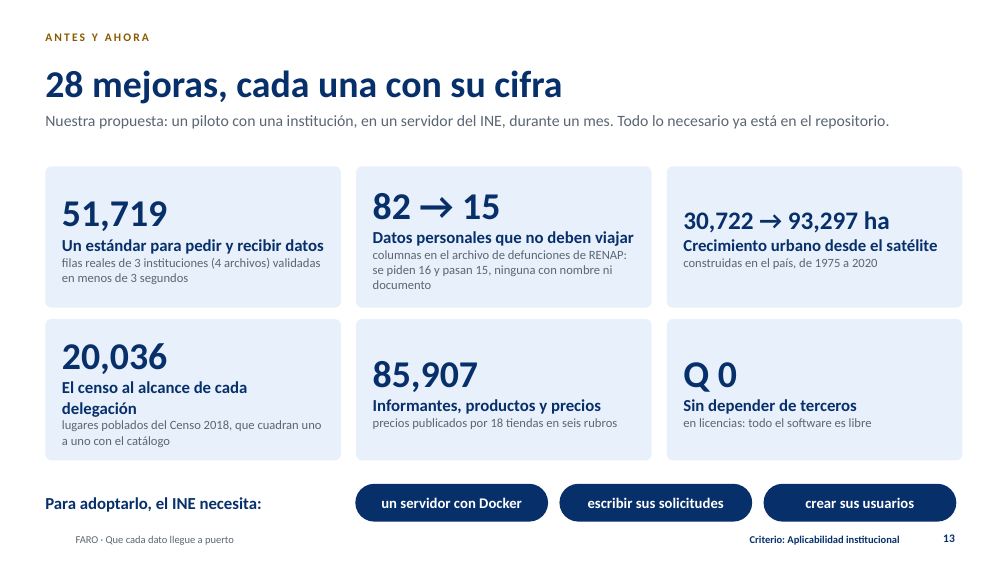
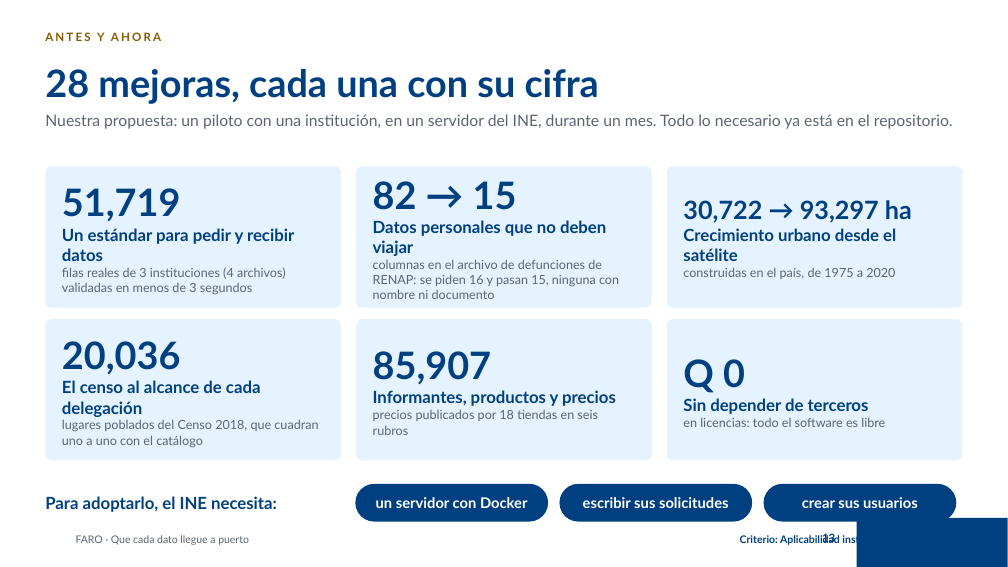
Before and after one commit to tono88/faro-ine-2026, a slide deck: slide 13 of entregables/FARO-presentacion.pptx. Drawn at 1008x567 pixels with LibreOffice and Linux fonts; fonts in the diff are those of the drawing; background and template pictures are left out. Boxes give left, top, right and bottom in pixels: in the first picture for what was removed or moved away, otherwise in the second. Text is boxed around its words. In the diff, an @@ line names an element or a change of style, - is before the commit and + after.

```diff
--- a/entregables/FARO-presentacion.pptx
+++ b/entregables/FARO-presentacion.pptx
@@ text "51,719" at <box>62,188,294,294</box>: font Calibri to Lato; text colour #07306B to #004080 in "51,719", "Un estándar para pedir y recibir datos" @@
@@ text "82 → 15" at <box>373,181,619,299</box>: font Calibri to Lato; text colour #07306B to #004080 in "82 → 15", "Datos personales que no deben viajar" @@
@@ text "30,722 → 93,297 ha" at <box>683,200,912,279</box>: font Calibri to Lato; text colour #07306B to #004080 in "30,722 → 93,297 ha", "Crecimiento urbano desde el satélite" @@
@@ text "20,036" at <box>62,341,318,447</box>: font Calibri to Lato; text colour #07306B to #004080 in "20,036", "El censo al alcance de cada delegación" @@
@@ text "85,907" at <box>373,351,616,435</box>: font Calibri to Lato; text colour #07306B to #004080 in "85,907", "Informantes, productos y precios" @@
@@ fill #E8F1FB to #E5F2FF in 6 elements at <box>45,166,341,308</box>, <box>356,166,652,308</box>, <box>667,166,963,308</box>, <box>45,319,341,461</box>, <box>356,319,652,461</box>, <box>667,319,963,461</box> @@
@@ text "Q 0" at <box>683,359,885,427</box>: font Calibri to Lato; text colour #07306B to #004080 in "Q 0", "Sin depender de terceros" @@
@@ font Calibri to Lato; fill #07306B to #004080 in 3 elements at <box>355,484,548,522</box>, <box>560,484,752,522</box>, <box>764,484,957,522</box> @@
@@ font Calibri to Lato in 3 elements at <box>45,114,953,129</box>, <box>45,32,161,41</box>, <box>76,535,249,545</box> @@
@@ font Calibri to Lato, text colour #07306B to #004080 in 4 elements at <box>45,69,599,104</box>, <box>740,534,840,545</box>, <box>45,496,277,512</box>, <box>822,533,835,546</box> @@
@@ page number: place and size @@
-page number at <box>943,534,955,542</box>
+page number at <box>822,533,835,546</box>
@@ rectangle added at <box>857,518,1008,567</box>, fill #004080 @@
```
Also in this commit, not shown: 15 other slides changed, 53 other files.
